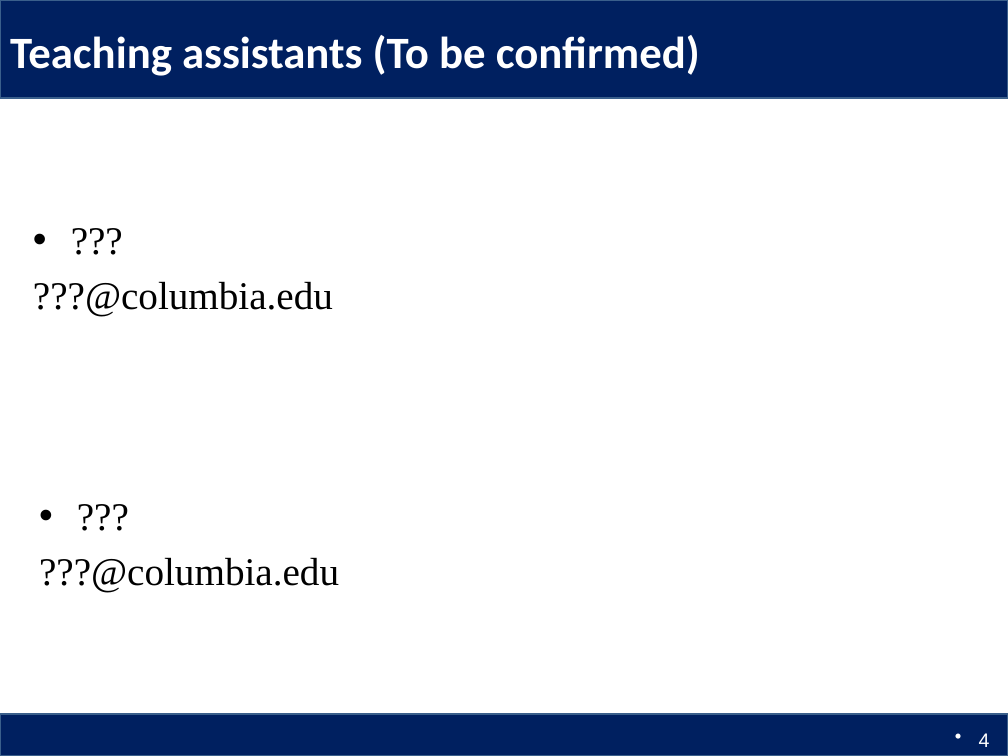
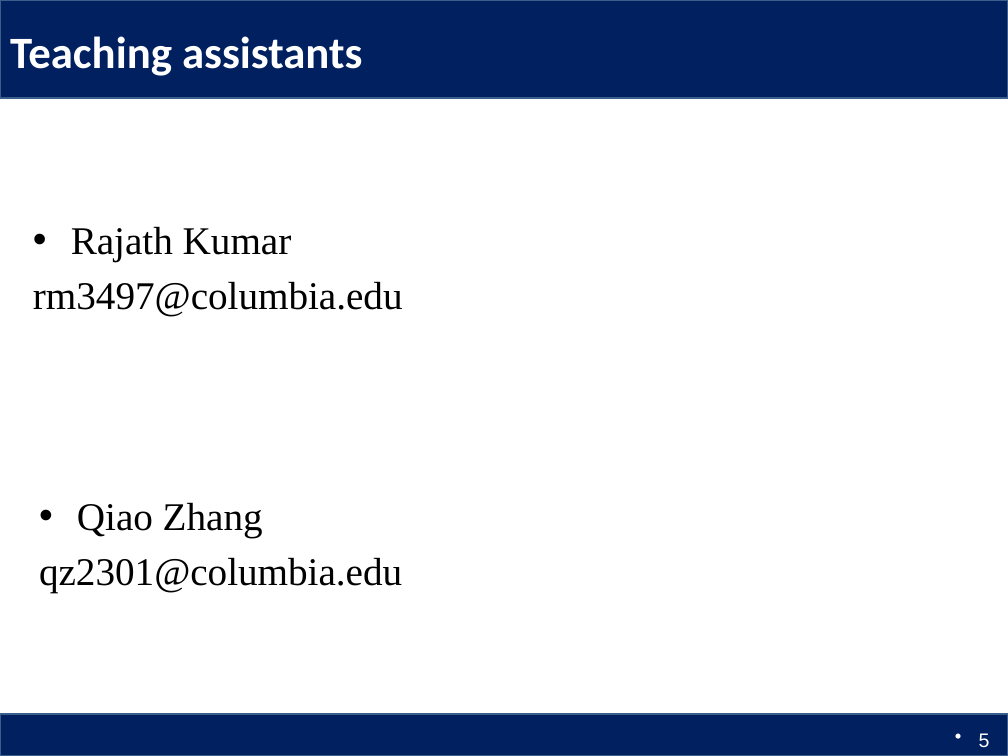
Before and after one commit to Columbia6894/Columbia6894.github.io, a slide deck: slide 5 of lecture/lecture1_llcao.pptx (slide 4 before the commit). Drawn at 1008x756 pixels with LibreOffice and Linux fonts; fonts in the diff are those of the drawing. Boxes give left, top, right and bottom in pixels: in the first picture for what was removed or moved away, otherwise in the second. Text is boxed around its words. In the diff, an @@ line names an element or a change of style, - is before the commit and + after.

```diff
--- a/lecture/lecture1_llcao.pptx
+++ b/lecture/lecture1_llcao.pptx
@@ title at <box>10,36,362,76</box>: text changed @@
-Teaching assistants (To be confirmed)
+Teaching assistants
@@ text at <box>33,226,403,316</box>: text changed @@
-• ???
-???@columbia.edu
+• Rajath Kumar
+rm3497@columbia.edu
@@ text at <box>39,502,402,593</box>: text changed @@
-• ???
-???@columbia.edu
+• Qiao Zhang
+qz2301@columbia.edu
@@ page number at <box>979,733,990,748</box>: text changed @@
-4
+5
```
Also in this commit, not shown: 7 other slides changed, 2 slides added, 1 other file.
